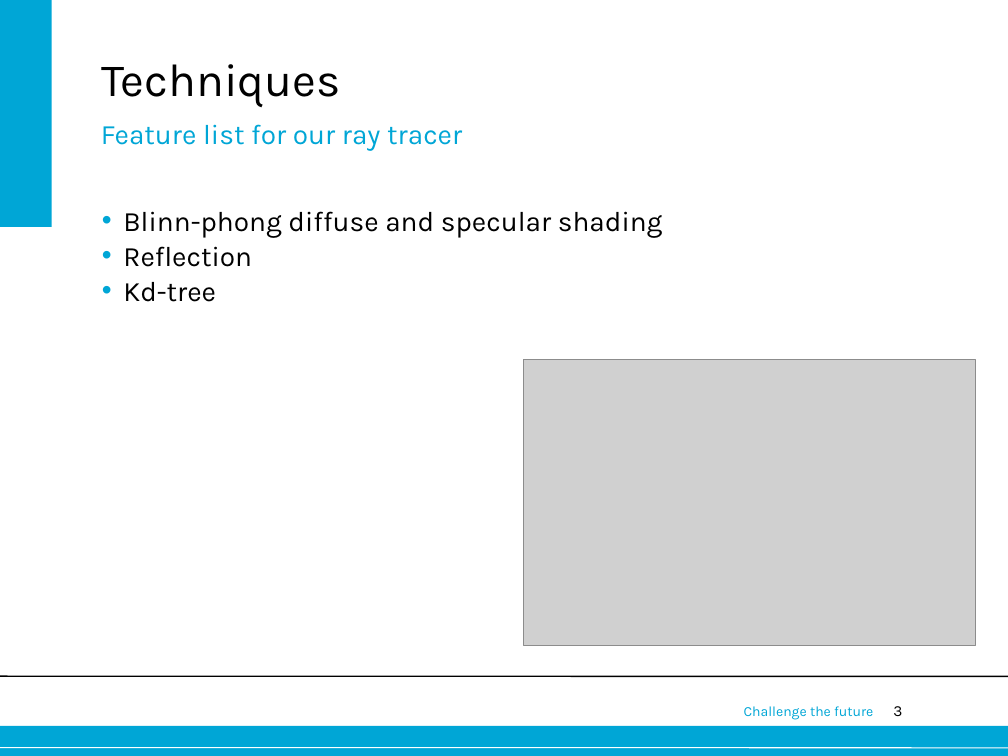
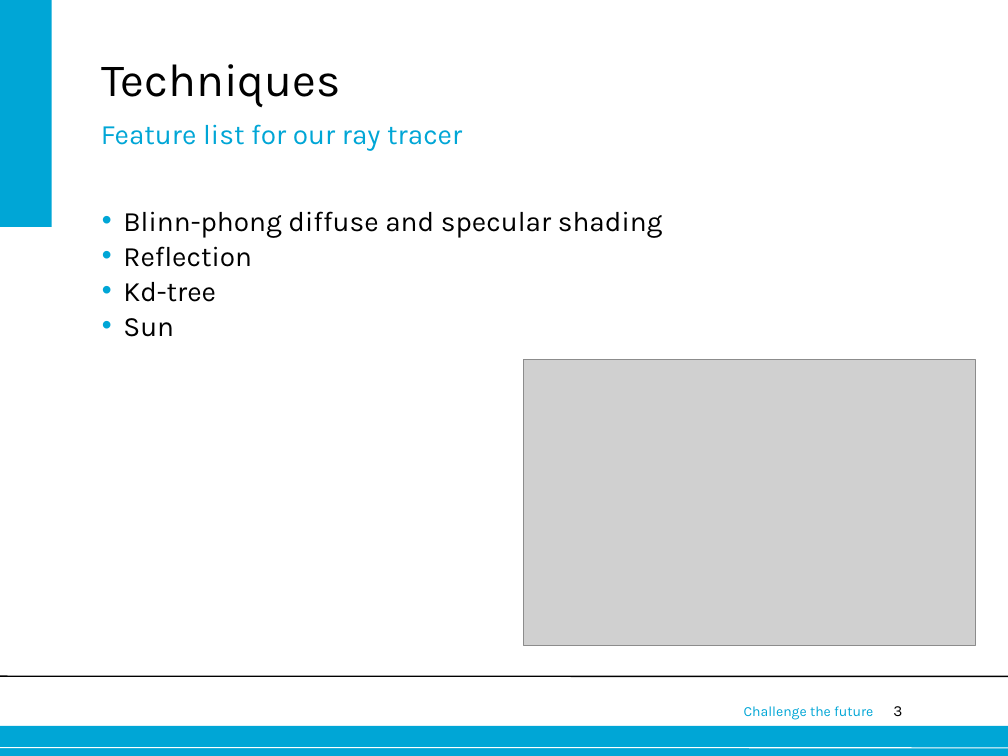
Before and after one commit to Boudewijn26/Computer-Graphics-group-17, a slide deck: slide 3 of docs/Presentation.ppt. Drawn at 1008x756 pixels with LibreOffice and Linux fonts; fonts in the diff are those of the drawing; grey boxes stand for pictures; background and template pictures are left out. Boxes give left, top, right and bottom in pixels: in the first picture for what was removed or moved away, otherwise in the second. Text is boxed around its words. In the diff, an @@ line names an element or a change of style, - is before the commit and + after.

```diff
--- a/docs/Presentation.ppt
+++ b/docs/Presentation.ppt
@@ text at box(123, 318, 174, 337): paragraph added @@
+• Sun
```
Also in this commit, not shown: 1 other slide changed.
